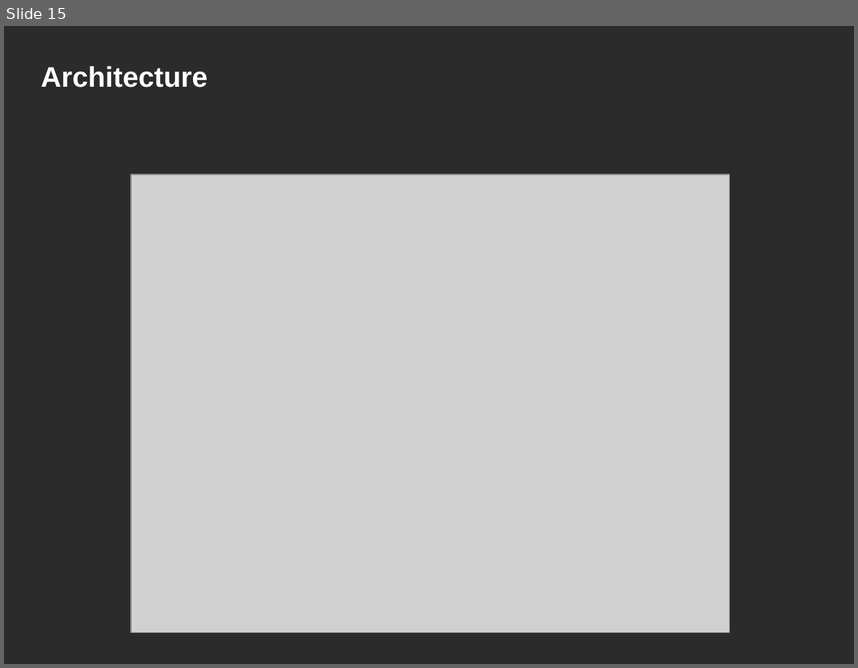
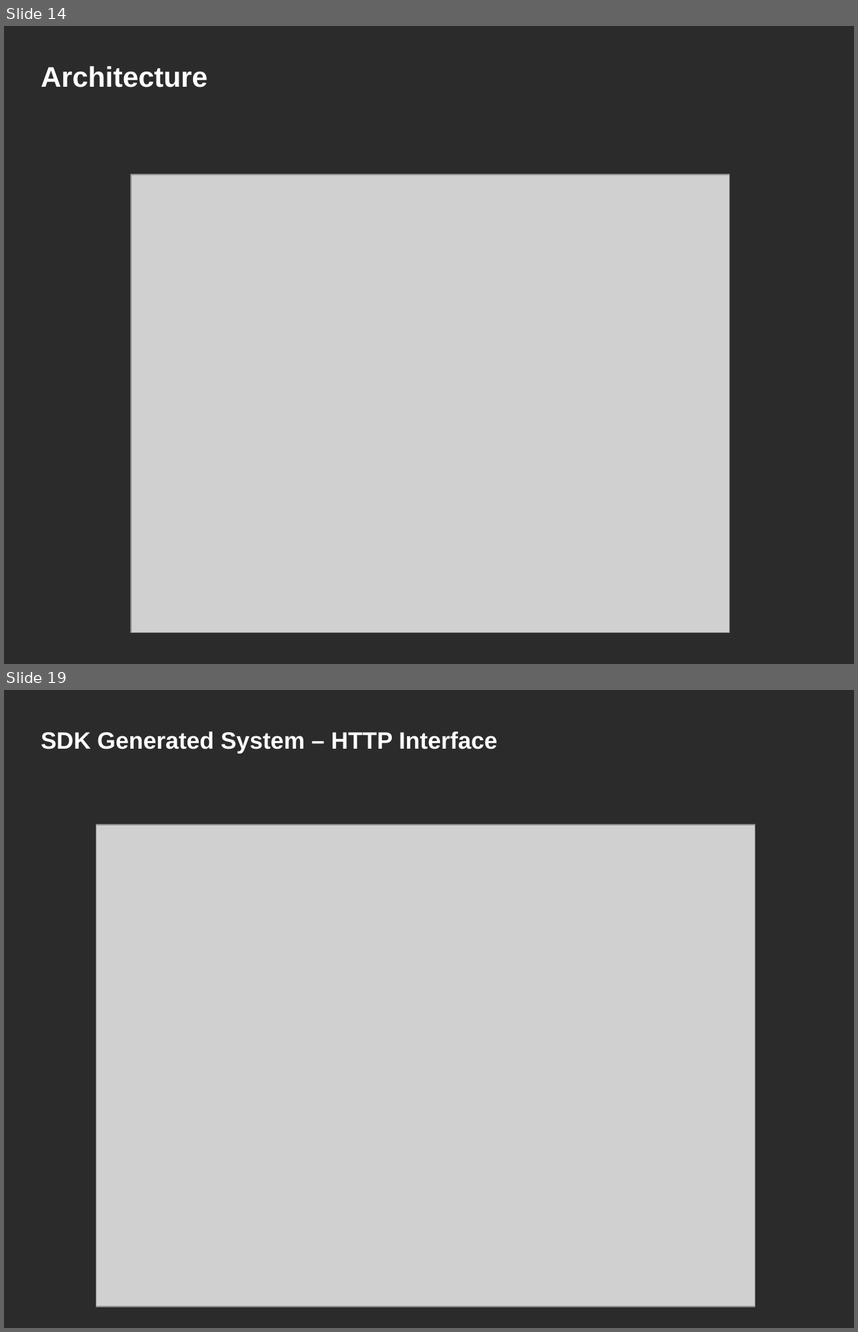
Before and after one commit to NCIP/camod-docs, a slide deck: CABIG compliance/caMOD 2.5 VCDE Submission/caMOD_Interoperability_Review_2009.ppt. Shown one above the other, each under a label of ours: slide 15 before the commit, slides 14 and 19 after it; the slides between them are not shown. The pictures are 858x668 and 858x1332 pixels, drawn with LibreOffice and Linux fonts; fonts in the diff are those of the drawing; grey boxes stand for pictures; background and template pictures are left out; a plain dark background stands for a picture behind light text. Boxes give left, top, right and bottom in pixels: in the first picture for what was removed or moved away, otherwise in the second. Text is boxed around its words. In the diff, an @@ line names an element or a change of style, - is before the commit and + after.

```diff
--- a/CABIG compliance/caMOD 2.5 VCDE Submission/caMOD_Interoperability_Review_2009.ppt
+++ b/CABIG compliance/caMOD 2.5 VCDE Submission/caMOD_Interoperability_Review_2009.ppt
@@ slide 19 added at [4, 690, 854, 1328], background picture (left out) @@
@@ title added at [41, 731, 497, 753], 20 pt, text #FFFFFF, bold @@
+SDK Generated System – HTTP Interface
@@ picture added at [96, 825, 755, 1305] @@
@@ what was slide 15 is now slide 14 @@
```
Also in this commit, not shown: 4 slides changed, 4 other slides added, 1 slide removed.
